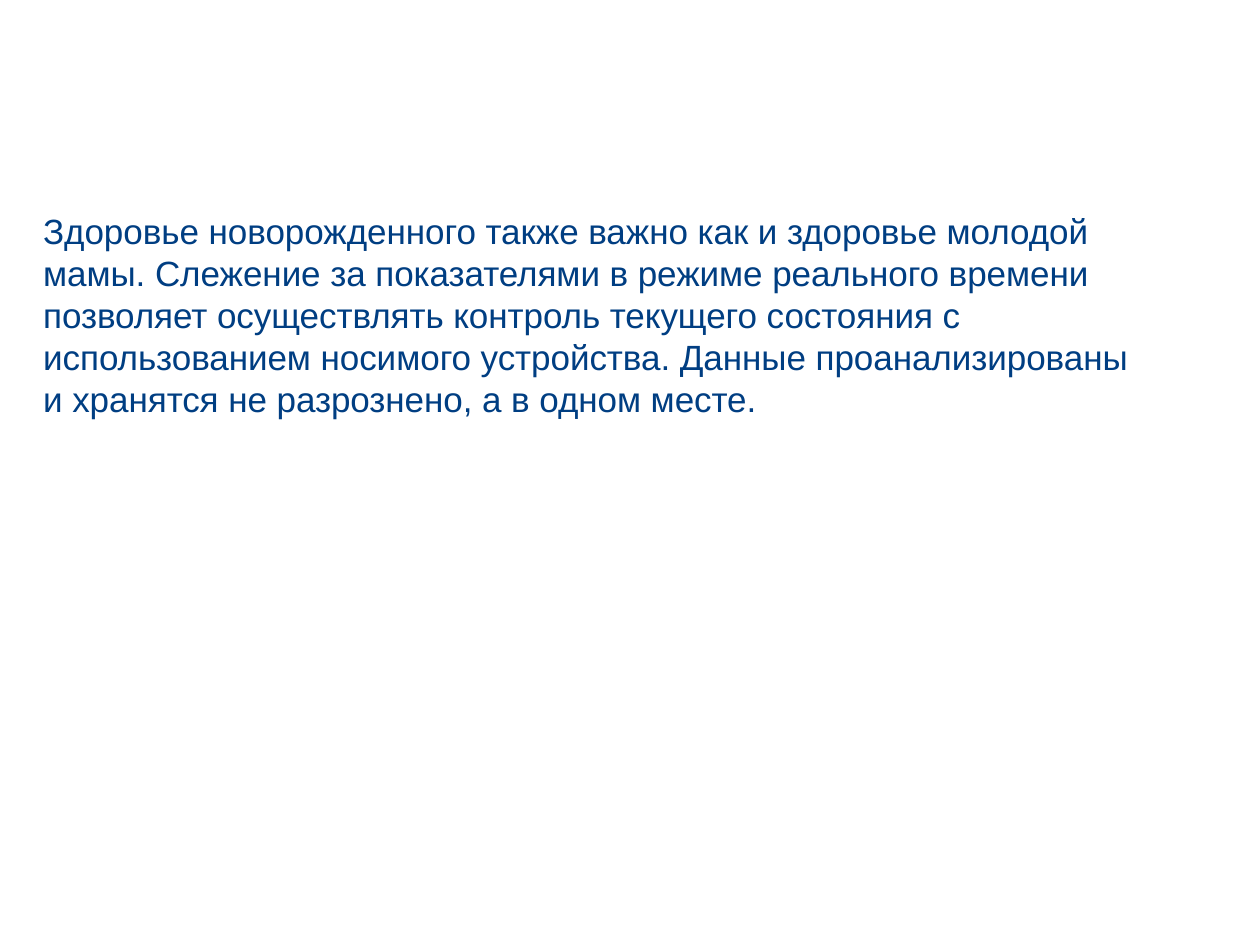
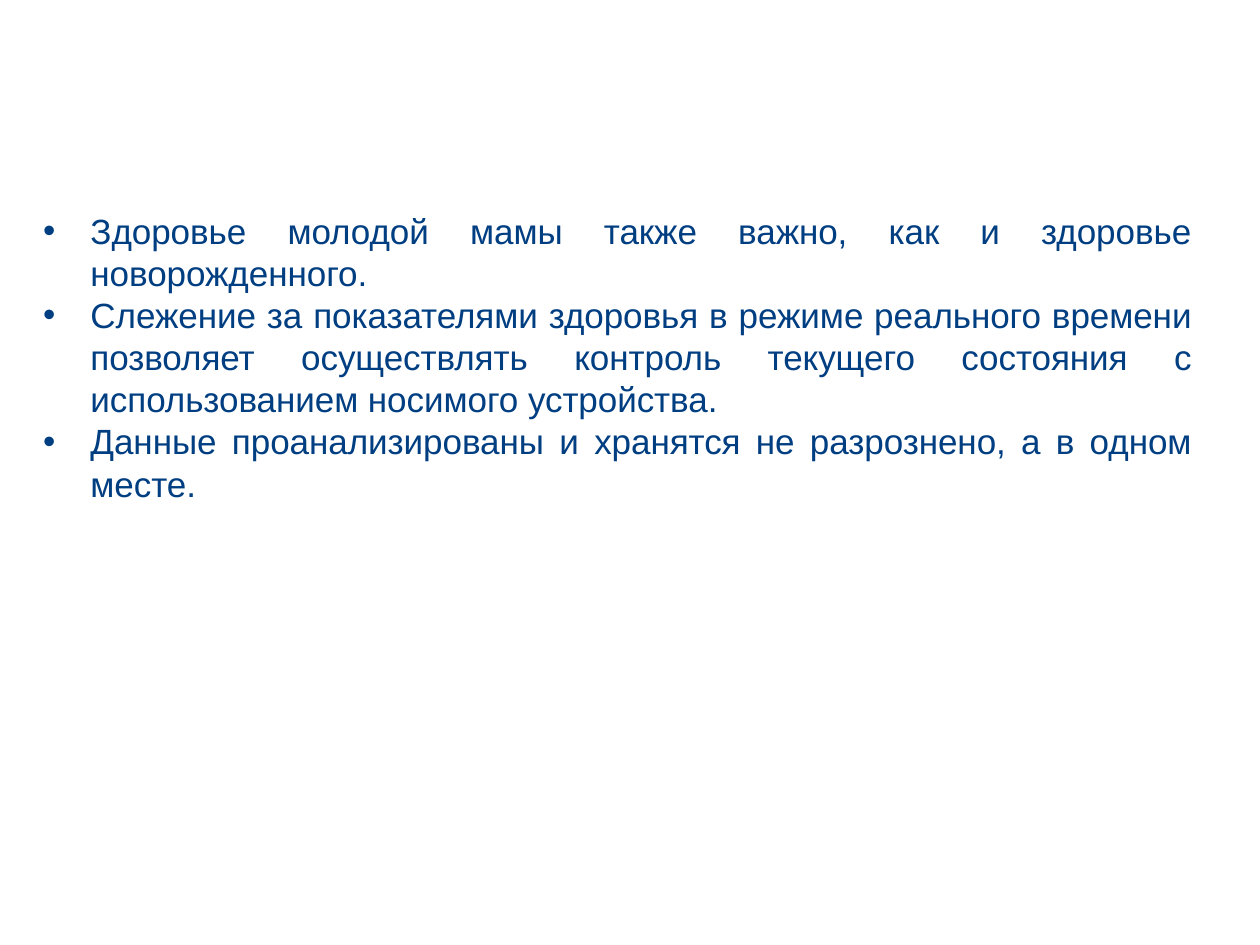
Before and after one commit to arepina/MomAndBaby, a slide deck: slide 2 of docs/Presentation.pptx. Drawn at 1260x945 pixels with LibreOffice and Linux fonts; fonts in the diff are those of the drawing; background and template pictures are left out. Boxes give left, top, right and bottom in pixels: in the first picture for what was removed or moved away, otherwise in the second. Text is boxed around its words. In the diff, an @@ line names an element or a change of style, - is before the commit and + after.

```diff
--- a/docs/Presentation.pptx
+++ b/docs/Presentation.pptx
@@ text at bbox=[90, 218, 1192, 498]: text changed @@
-Здоровье новорожденного также важно как и здоровье молодой мамы. Слежение за показателями в режиме реального времени позволяет осуществлять контроль текущего состояния с использованием носимого устройства. Данные проанализированы и хранятся не разрознено, а в одном месте.
+• Здоровье молодой мамы также важно, как и здоровье новорожденного.
+• Слежение за показателями здоровья в режиме реального времени позволяет осуществлять контроль текущего состояния с использованием носимого устройства.
+• Данные проанализированы и хранятся не разрознено, а в одном месте.
```
Also in this commit, not shown: 5 other slides changed.
